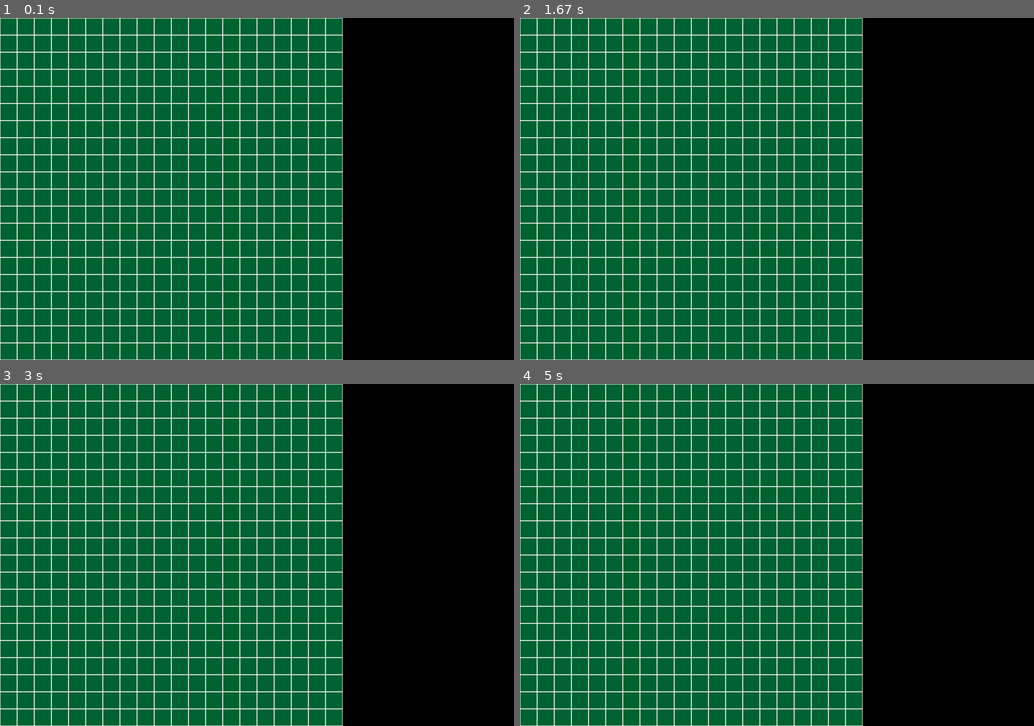
Above: before the commit, frames 1-4 (two rows, left to right).
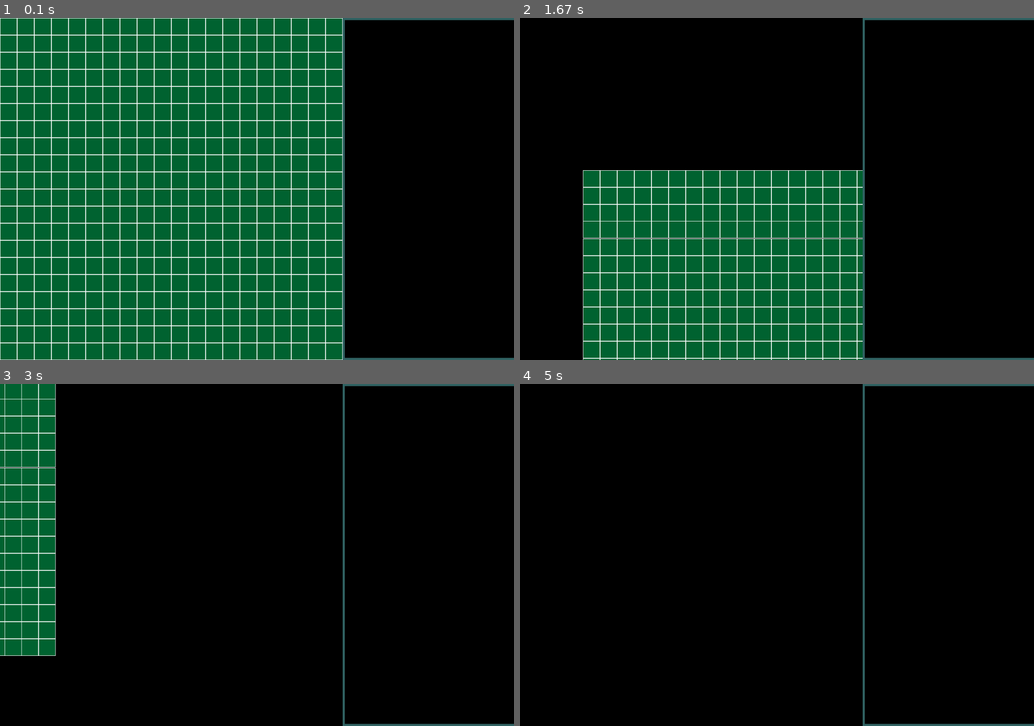
Above: after the commit, the same moments.

Repository: LeoBasov/live-sim
Game: pygame game, started from app/gui_with_map/main.py
The game is run twice, just before and just after one commit, with the same random seed, the same clock (stepped at 60 frames per second) and the same inputs.
Inputs (mouse positions are in pixels of both pictures, inside the frame that each line leads up to):
- Up to frame 1 (0.1 s): no input
- Up to frame 2 (1.67 s): press the mouse at (782, 209) at 0.37 s; move the mouse to (715, 202) at 0.47 s; release the mouse at (653, 192) at 0.6 s; press the mouse at (782, 209) at 0.7 s; move the mouse to (874, 260) at 0.8 s; release the mouse at (967, 308) at 0.93 s; press the mouse at (782, 209) at 1.03 s; move the mouse to (684, 195) at 1.13 s; release the mouse at (591, 178) at 1.27 s; press the mouse at (782, 209) at 1.37 s; move the mouse to (874, 264) at 1.47 s; release the mouse at (972, 318) at 1.6 s
- Up to frame 3 (3 s): press the mouse at (262, 575) at 1.7 s; move the mouse to (323, 551) at 1.8 s; release the mouse at (390, 524) at 1.93 s; press the mouse at (262, 575) at 2.03 s; move the mouse to (174, 582) at 2.13 s; release the mouse at (87, 589) at 2.27 s; press the mouse at (262, 575) at 2.37 s; move the mouse to (179, 507) at 2.47 s; release the mouse at (102, 438) at 2.6 s; press the mouse at (262, 575) at 2.7 s; move the mouse to (185, 555) at 2.8 s; release the mouse at (107, 534) at 2.93 s
- Up to frame 4 (5 s): press the mouse at (782, 575) at 3.03 s; move the mouse to (848, 582) at 3.13 s; release the mouse at (915, 592) at 3.27 s; press the mouse at (782, 575) at 3.37 s; move the mouse to (699, 575) at 3.47 s; release the mouse at (617, 575) at 3.6 s; press the mouse at (782, 575) at 3.7 s; move the mouse to (715, 520) at 3.8 s; release the mouse at (653, 466) at 3.93 s; press the mouse at (782, 575) at 4.03 s; move the mouse to (854, 578) at 4.13 s; release the mouse at (926, 582) at 4.27 s; press the mouse at (782, 575) at 4.37 s; move the mouse to (797, 537) at 4.47 s; release the mouse at (812, 500) at 4.6 s; press the mouse at (782, 575) at 4.7 s; move the mouse to (859, 527) at 4.8 s; release the mouse at (941, 479) at 4.93 s

The runs differ from the first frame. In frame 1, 0.9% of the frame differs, in the area x 66-100%, y 0-100%; in frame 2, 45%; in frame 3, 61%; in frame 4, 68%, in the area x 0-100%, y 0-100%.

Commit message:
Implemented HUB and map movement.

Diff:
--- a/app/gui_with_map/graphics.py
+++ b/app/gui_with_map/graphics.py
@@ -16,18 +16,21 @@
 				if event.button == 1:
 					self.active = False
 
-	def scroll(self, world):
+	def scroll(self, world, scaling_factor):
 		scrolled_dist = [0.0, 0.0]
 
 		if self.active:
 			self.pos_new = pygame.mouse.get_pos()
 
-			scrolled_dist[0] = self.pos_new[0] - self.pos_old[0]
-			scrolled_dist[1] = self.pos_new[1] - self.pos_old[1]
+			scrolled_dist[0] = (self.pos_new[0] - self.pos_old[0])/scaling_factor
+			scrolled_dist[1] = (self.pos_new[1] - self.pos_old[1])/scaling_factor
 
 			self.pos_old = self.pos_new
 
-			self._move_world(world)
+			self._move_world(world, scrolled_dist)
 
-	def _move_world(self, world):
-		pass
+	def _move_world(self, world, scrolled_dist):
+		for row in world.tiles:
+			for tile in row:
+				tile.position[0] = tile.position[0] + scrolled_dist[0]
+				tile.position[1] = tile.position[1] + scrolled_dist[1]
--- a/app/gui_with_map/main.py
+++ b/app/gui_with_map/main.py
@@ -39,8 +39,13 @@
 				pygame.quit()
 				sys.exit()
 
+		#prework graphics
+		scroller.scroll(game_map, scaling_factor)
+
 		#draw scenary
+		display_surf.fill((0, 0, 0))
 		draw_tiles(display_surf, game_map, scaling_factor)
+		draw_hud(display_surf)
 
 		pygame.display.update()
 		fps_clock.tick(FPS)
@@ -59,6 +64,10 @@
 			display_surf.fill((0, 100, 50), rect)
 			pygame.draw.rect(display_surf, (255, 255, 255), rect, 1)
 
+def draw_hud(display_surf):
+	display_surf.fill((0, 0, 0), (MAP_DISPLAY_SIZE[0], 0, RESOLUTION[0], RESOLUTION[1]))
+	pygame.draw.rect(display_surf, (50, 100, 100), (MAP_DISPLAY_SIZE[0], 0, RESOLUTION[0], RESOLUTION[1]), 5)
+
 def get_scaling_factor(game_map):
 	if len(game_map.tiles) > len(game_map.tiles[0]):
 		return MAP_DISPLAY_SIZE[0]/(len(game_map.tiles)*game_map.tile_size)
